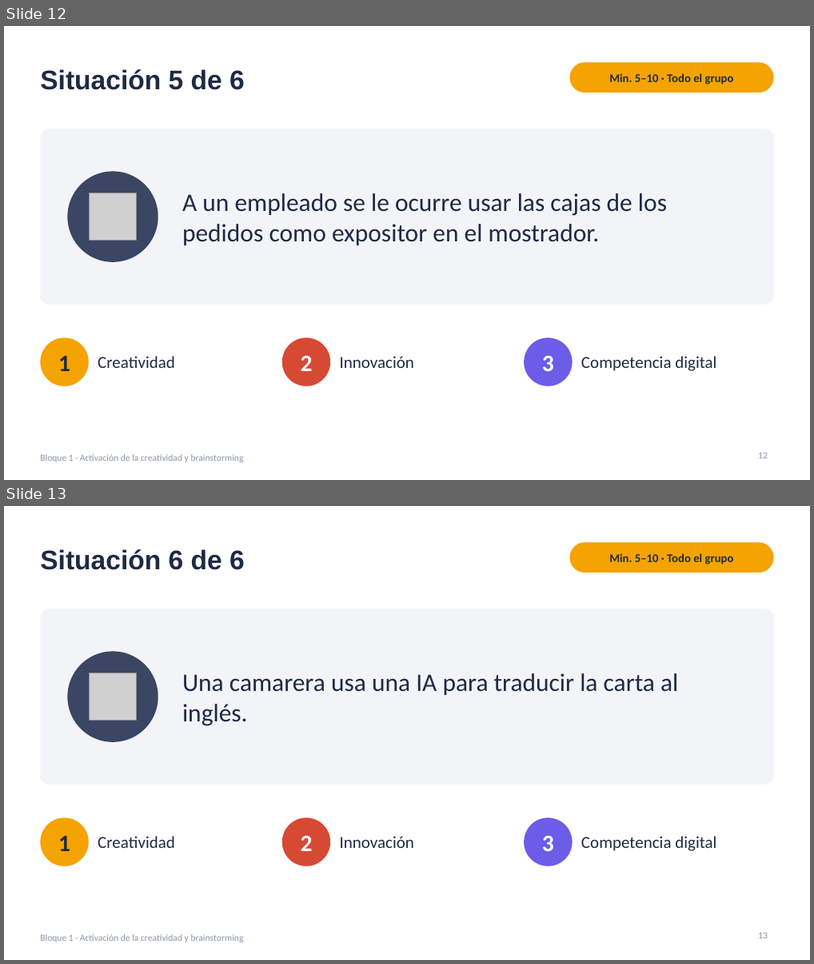
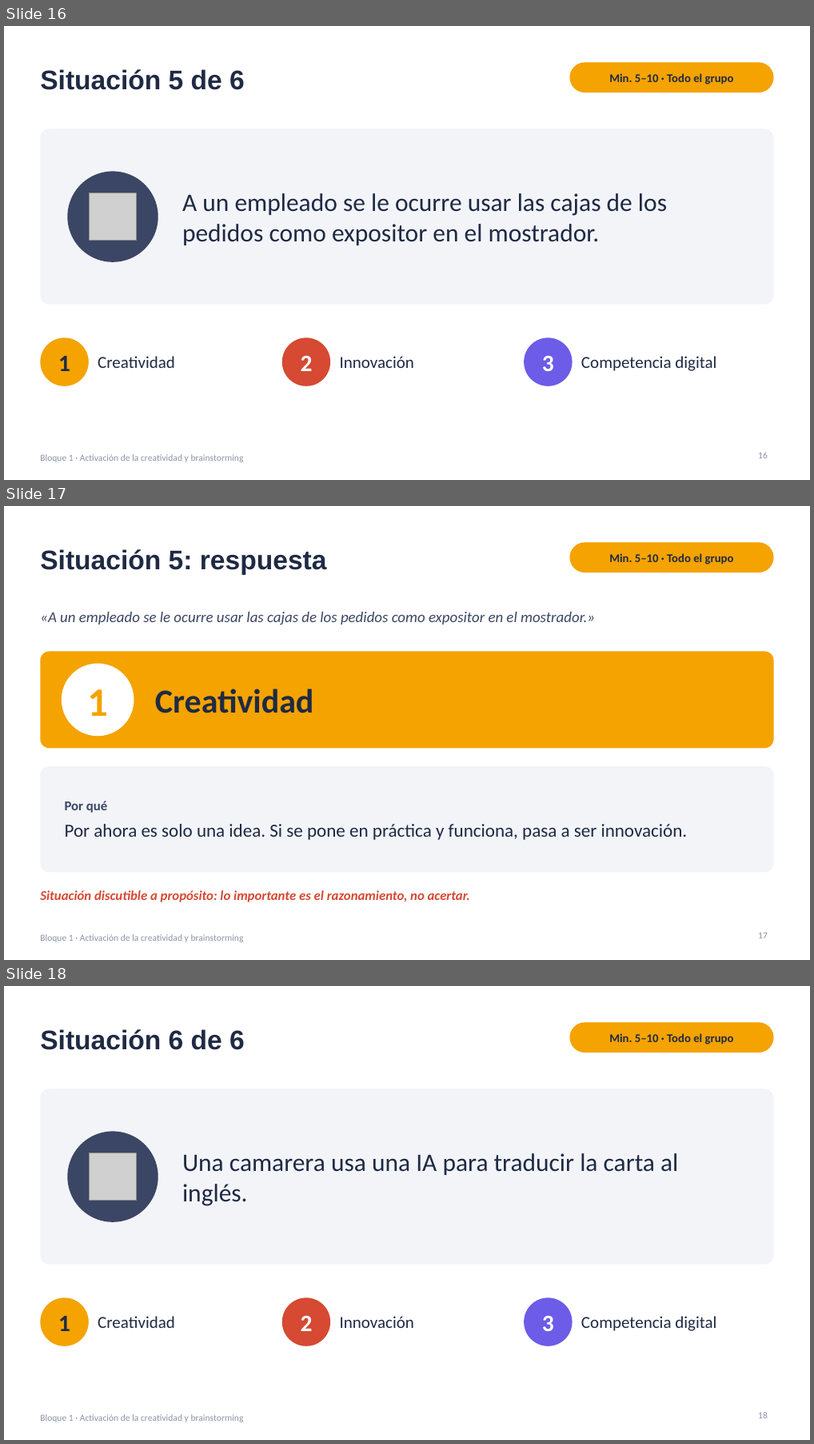
Before and after one commit to jjnieto/creatividad-ofimatica-ia, a slide deck: diapositivas/bloque1.pptx. Shown one above the other, each under a label of ours: slides 12 and 13 before the commit, slides 16, 17 and 18 after it. The pictures are 814x964 and 814x1444 pixels, drawn with LibreOffice and Linux fonts; fonts in the diff are those of the drawing; grey boxes stand for pictures. Boxes give left, top, right and bottom in pixels: in the first picture for what was removed or moved away, otherwise in the second. Text is boxed around its words. In the diff, an @@ line names an element or a change of style, - is before the commit and + after.

```diff
--- a/diapositivas/bloque1.pptx
+++ b/diapositivas/bloque1.pptx
@@ slide 17 added at <box>4,506,810,960</box>, background #FFFFFF; not listed: 1 template element that a slide beside it also shows @@
@@ title added at <box>40,549,327,575</box>, 32 pt, text #1F2A44, bold @@
+Situación 5: respuesta
@@ rounded rectangle added at <box>570,542,774,572</box>, fill #F4A300 @@
@@ text added at <box>610,553,734,564</box>, 14 pt, text #1F2A44, bold @@
+Min. 5–10 · Todo el grupo
@@ text added at <box>40,612,595,624</box>, 18 pt, text #3A4664, italic @@
+«A un empleado se le ocurre usar las cajas de los pedidos como expositor en el mostrador.»
@@ rounded rectangle added at <box>40,651,774,748</box>, fill #F4A300 @@
@@ ellipse added at <box>62,664,134,736</box>, fill #FFFFFF @@
@@ text added at <box>87,689,107,716</box>, 48 pt, text #F4A300, bold @@
+1
@@ text added at <box>155,688,314,713</box>, 40 pt, text #1F2A44, bold @@
+Creatividad
@@ rounded rectangle added at <box>40,766,774,872</box>, fill #F2F4F8 @@
@@ text added at <box>65,800,688,840</box>, 22 pt, text #1F2A44 @@
+Por qué
+Por ahora es solo una idea. Si se pone en práctica y funciona, pasa a ser innovación.
@@ text added at <box>40,890,470,902</box>, 16 pt, text #D64933, bold, italic @@
+Situación discutible a propósito: lo importante es el razonamiento, no acertar.
@@ page number added at <box>758,932,768,938</box>, 11 pt, text #8A94A6 @@
+17
@@ what was slide 12 is now slide 16 @@
@@ page number at <box>758,452,768,458</box>: text changed @@
-12
+16
@@ what was slide 13 is now slide 18 @@
```
Also in this commit, not shown: 5 other slides added, 2 other files.
